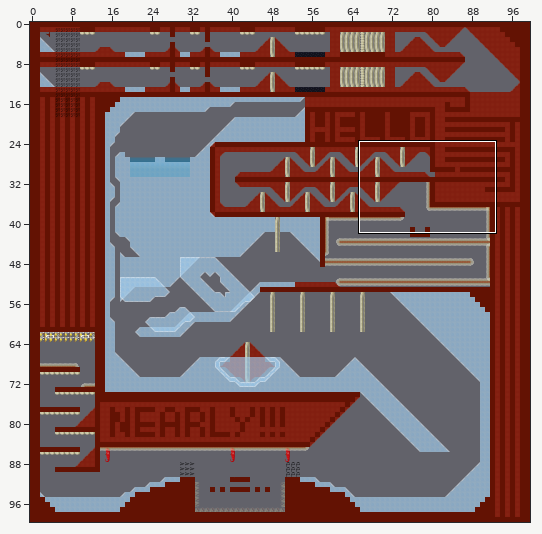
Tiled map, stored at data/assets/simple_race.tmx. Above: a wide view before the commit, with the close-up outlined.
Close-up. First the earlier version:
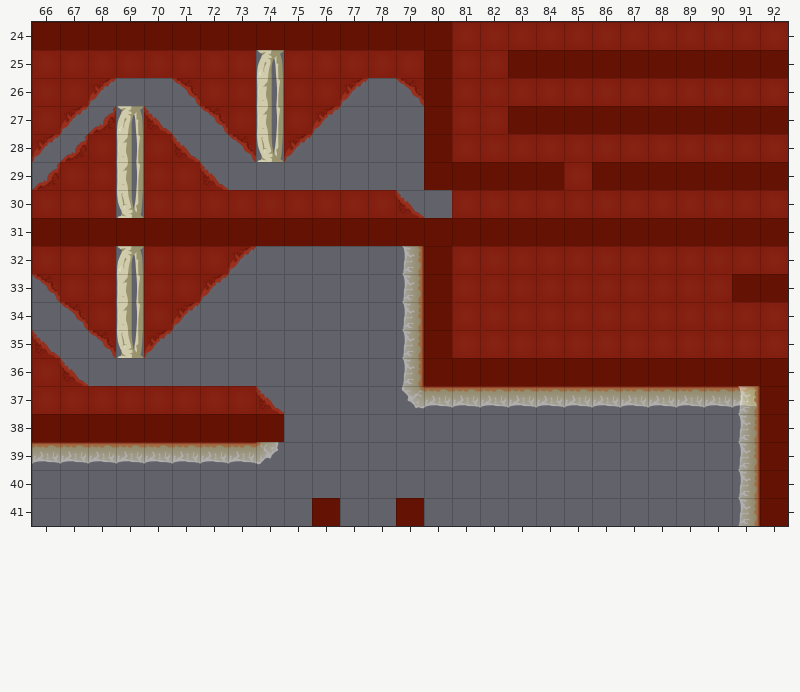
Cells are 64x64 px. Shown: x 66..92, y 24..41. The commit also changed other parts of the map, which this record leaves out.
The result:
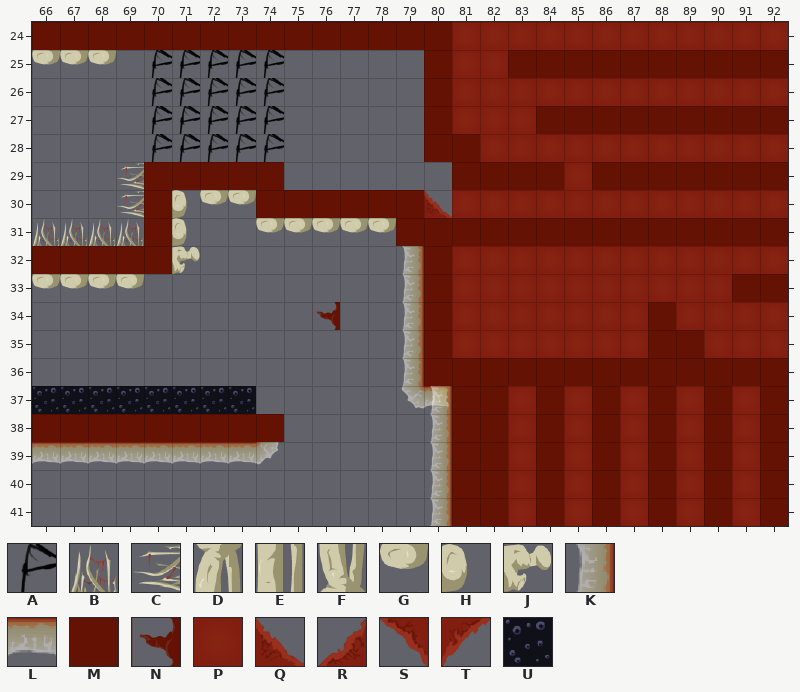
Key: from "RaceStart": A 8; from "Spike": B 0 "NonEdible", C 3; from "TileBone2": D 0 "Line", E 4, F 12; from "TileBoneEnds": G 4 "Edge", H 14 "Edge", J 18; from "TileBounce": K 1, L 2; from "TileHard": M 0 "NonEdible", N 23; from "TileMeatSolid1": P 0 "Block"; from "TileMeatTri1": Q 0 "Slope", R 4 "Slope", S 8 "Slope", T 12 "Slope"; from "TileTar": U 0 "Block".
_ is an empty cell, . an unchanged one.
See-through tiles are keyed as they look on the map.
Changes in this commit:
--- layer "Level"
@@ x 66..91 @@
-25 PPPPPPPPDPPPPP............
-26 PPT..SPPEPPT.S............
-27 PTRDQ.SPEPT......M........
-28 TRPEPQ.SFT.....P..........
-29 RPPEPPQ__.....M...........
-30 PPPFPPPPPPPPPQ_...........
-31 MMMM.MMMMMMMM.............
-32 PPPDPPPT..................
-33 SPPEPPT...................
-34 .SPEPT................P...
-35 Q.SFT.................PP..
-36 PQ........................
-37 PPPPPPPPQ......LLLLLLLLLLK
-38 ..............___________K
-39 ..............___________K
-40 ..............___________K
-41 ..........M..M___________K
+25 GGG___________............
+26 ___.._______._............
+27 _____._____......P........
+28 ______.___.....M..........
+29 ___CMMMMM....._...........
+30 ___CMHGGMMMMMMQ...........
+31 BBBB.H__GGGGG.............
+32 MMMMMJ__..................
+33 GGGG___...................
+34 ._____................M...
+35 _.___.................MM..
+36 __........................
+37 UUUUUUUU_......MMPMPMPMPMP
+38 ..............KMMPMPMPMPMP
+39 ..............KMMPMPMPMPMP
+40 ..............KMMPMPMPMPMP
+41 .........._.._KMMPMPMPMPMP
--- layer "StaticForeground"
@@ x 80..80 @@
-37 _
+37 K
--- layer "Flags"
@@ x 70..74 @@
-25 _____
-26 _____
-27 _____
-28 _____
+25 AAAAA
+26 AAAAA
+27 AAAAA
+28 AAAAA
@@ x 76..76 @@
-34 _
+34 N
Where, in picture pixels (left, top, right, bottom), the same in both close-ups:
changed: (32, 50, 760, 526)
